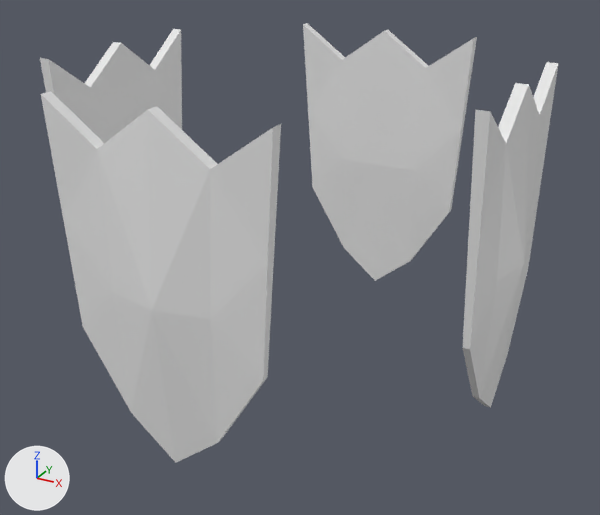
What one commit did to the OBJ model res/shield/shield.obj.
Rendered twice from a 50 mm lens placed at (1.71, -3.06, 1.34), pointed at (0.04, -0.04, -0.17). Arrows for +X, +Y and +Z are at lower left; the lights stay in place. Where no turn or scale is listed for an object, it has been applied to the vertices.

The older version as bpy lines, for what is in view:
```python
me_plane_004 = bpy.data.meshes.new('Plane.004')
me_plane_004.from_pydata(...)  # 120 vertices, 224 faces; spans x -1.03..1.03, y -1.03..1.03, z -0.7..0.7
ob_plane_004 = bpy.data.objects.new('Plane.004', me_plane_004)
ob_plane_004.location = (0.0, 0.0, 0.0)
```
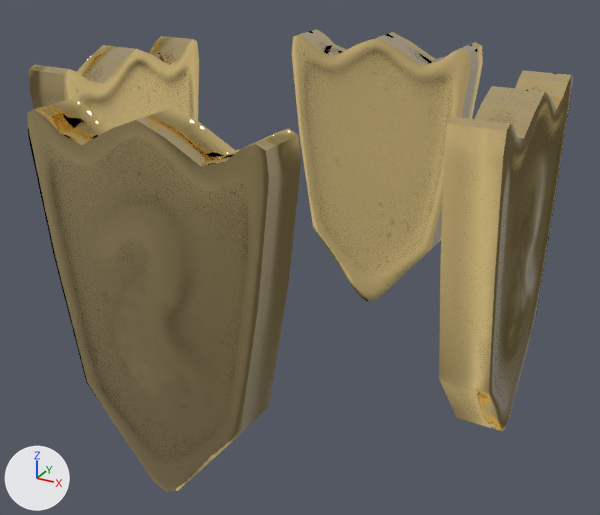
Where the change shows, as pixel boxes [x1, y1, x2, y2] in the pictures (600 x 515 px):
'Plane.004', reshaped: before [40, 23, 559, 463]; after [27, 29, 573, 492]
part 1 of me_plane_004, rebuilt: before [40, 29, 182, 143]; after [29, 36, 199, 128]
part 2 of me_plane_004, rebuilt (10% wider): before [303, 23, 477, 281]; after [292, 29, 483, 301]
part 3 of me_plane_004, rebuilt (38% wider): before [462, 62, 559, 408]; after [439, 70, 573, 431]
part 4 of me_plane_004, rebuilt (14% wider): before [41, 91, 281, 463]; after [27, 98, 301, 492]

The edits, one by one:
Picture 'shield_lp_roughness.png' (img_shield_lp_roughness_png) is new.
Picture 'shield_lp_emissive.png' (img_shield_lp_emissive_png) is new.
Picture 'shield_lp_metallic.png' (img_shield_lp_metallic_png) is new.
Picture 'shield_lp_normal.png' (img_shield_lp_normal_png) is new.
Picture 'shield_lp_albedo.png' (img_shield_lp_albedo_png) is new.
Material 'shield' (mat_shield) is new.
Uses the picture img_shield_lp_albedo_png.
Uses the picture img_shield_lp_emissive_png.
Uses the picture img_shield_lp_metallic_png.
Uses the picture img_shield_lp_normal_png.
Uses the picture img_shield_lp_roughness_png.
me_plane_004 is used by ob_plane_004; location (0.0, 0.0, 0.0).
me_plane_004 had 120 vertices, 224 faces and spanned x -1.03..1.03, y -1.03..1.03, z -0.7..0.7.
me_plane_004 now has 1000 vertices, 992 faces and spans x -1.04..1.04, y -1.04..1.04, z -0.79..0.68.
me_plane_004 part 1: the loose piece of 30 vertices spanning x -1.03..-0.91, y -0.47..0.47, z -0.7..0.7 is rebuilt with 250 vertices and now spans x -1.04..-0.84, y -0.49..0.49, z -0.79..0.68, in mat_shield.
me_plane_004 part 2: the loose piece of 30 vertices spanning x -0.47..0.47, y 0.91..1.03, z -0.7..0.7 is rebuilt with 250 vertices and now spans x -0.49..0.49, y 0.84..1.04, z -0.79..0.68, in mat_shield.
me_plane_004 part 3: the loose piece of 30 vertices spanning x 0.91..1.03, y -0.47..0.47, z -0.7..0.7 is rebuilt with 250 vertices and now spans x 0.84..1.04, y -0.49..0.49, z -0.79..0.68, in mat_shield.
me_plane_004 part 4: the loose piece of 30 vertices spanning x -0.47..0.47, y -1.03..-0.91, z -0.7..0.7 is rebuilt with 250 vertices and now spans x -0.49..0.49, y -1.04..-0.84, z -0.79..0.68, in mat_shield.
me_plane_004 now uses material mat_shield.
